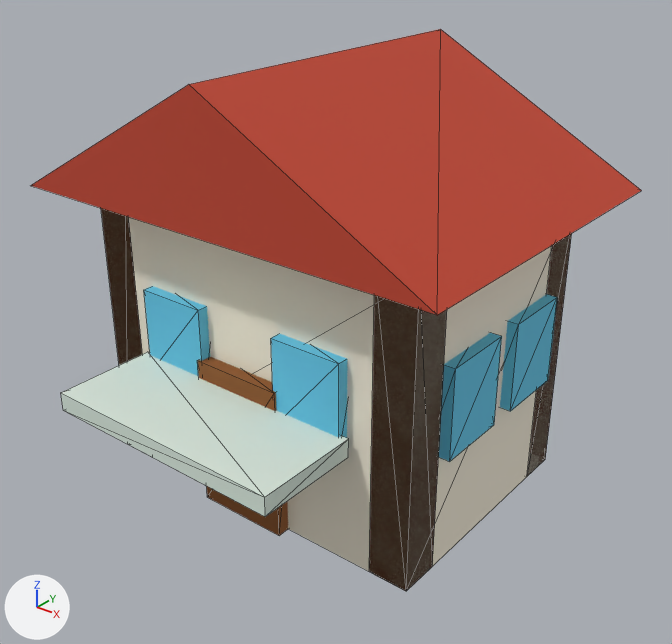
Two versions of the glTF model assets/props/awning_stall.glb, one commit apart.
One viewpoint serves both versions: a camera (50 mm lens) standing at (1.433, -1.782, 1.528) and looking at (0.076, -0.086, 0.476). Every picture has the same lights, and +X, +Y and +Z are marked at lower left. The picture after the commit comes second. Mesh edges are drawn as thin lines. Vertices at exactly the same position are counted once.

Before the edit, the objects in view are built like this:
```python
me_awning = bpy.data.meshes.new('awning')
me_awning.from_pydata(...)  # 86 vertices, 140 faces; spans x -0.62..0.62, y -0.65..0.47, z 0.0..1.136
# faces by material slot: [12, 12, 8, 48, 48, 12]
me_awning.materials.append(mat_awning)  # white #dcebe0
me_awning.materials.append(mat_wall)  # pale yellow #f7efdc
me_awning.materials.append(mat_roof)  # red #c1452f
me_awning.materials.append(mat_beam)  # brown #7a4a2a
me_awning.materials.append(mat_window)  # cyan #63c7e8
me_awning.materials.append(mat_door)  # brown #8d5524
ob_awning = bpy.data.objects.new('awning', me_awning)
ob_awning.location = (0.0, 0.0, 0.0)
```
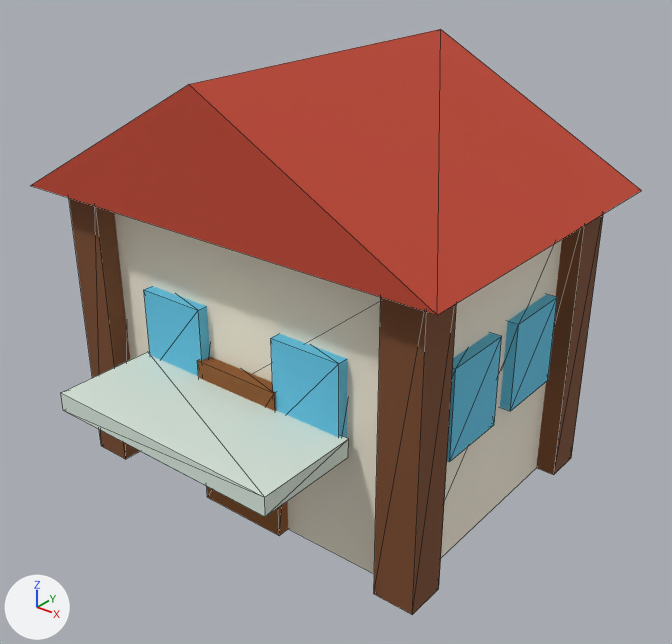
Edits to the bpy script that builds the scene:
```text
Change me_awning:
    used by ob_awning; location = (0.0, 0.0, 0.0)
    remove me_awning.from_pydata(...)  # 86 vertices, 140 faces; spans x -0.62..0.62, y -0.65..0.47, z 0.0..1.136
    add me_awning.from_pydata(...)  # 94 vertices, 140 faces; spans x -0.62..0.62, y -0.65..0.47, z 0.0..1.136
    me_awning part 1: a new loose piece, a box spanning x -0.555..-0.445, y -0.405..-0.295, z 0.0..0.8, in mat_beam (brown #7a4a2a)
    me_awning part 2: a new loose piece, a box spanning x 0.445..0.555, y -0.405..-0.295, z 0.0..0.8, in mat_beam (brown #7a4a2a)
    me_awning part 3: a new loose piece, a box spanning x 0.445..0.555, y 0.295..0.405, z 0.0..0.8, in mat_beam (brown #7a4a2a)
    me_awning part 4
    12 vertices are removed from x -0.5..-0.39, y -0.35..0.35, z 0.0..0.8
    24 faces are deleted
    me_awning part 5
    12 vertices are removed from x 0.39..0.5, y -0.35..0.35, z 0.0..0.8
    24 faces are deleted
    other edits to the shape of me_awning do not show in these pictures
```

Changed parts and their boxes [x1, y1, x2, y2] in the pictures (672 x 644 px):
'awning', reshaped
    before: [31, 29, 641, 591]
    after: [31, 29, 641, 615]
part 1 of me_awning, added (brown)
    after: [69, 198, 139, 459]
part 2 of me_awning, added (brown)
    after: [374, 297, 457, 615]
part 3 of me_awning, added (brown)
    after: [536, 214, 603, 475]
part 4 of me_awning, deleted (brown)
    before: [101, 208, 142, 364]
part 5 of me_awning, deleted (brown)
    before: [369, 233, 572, 591]
